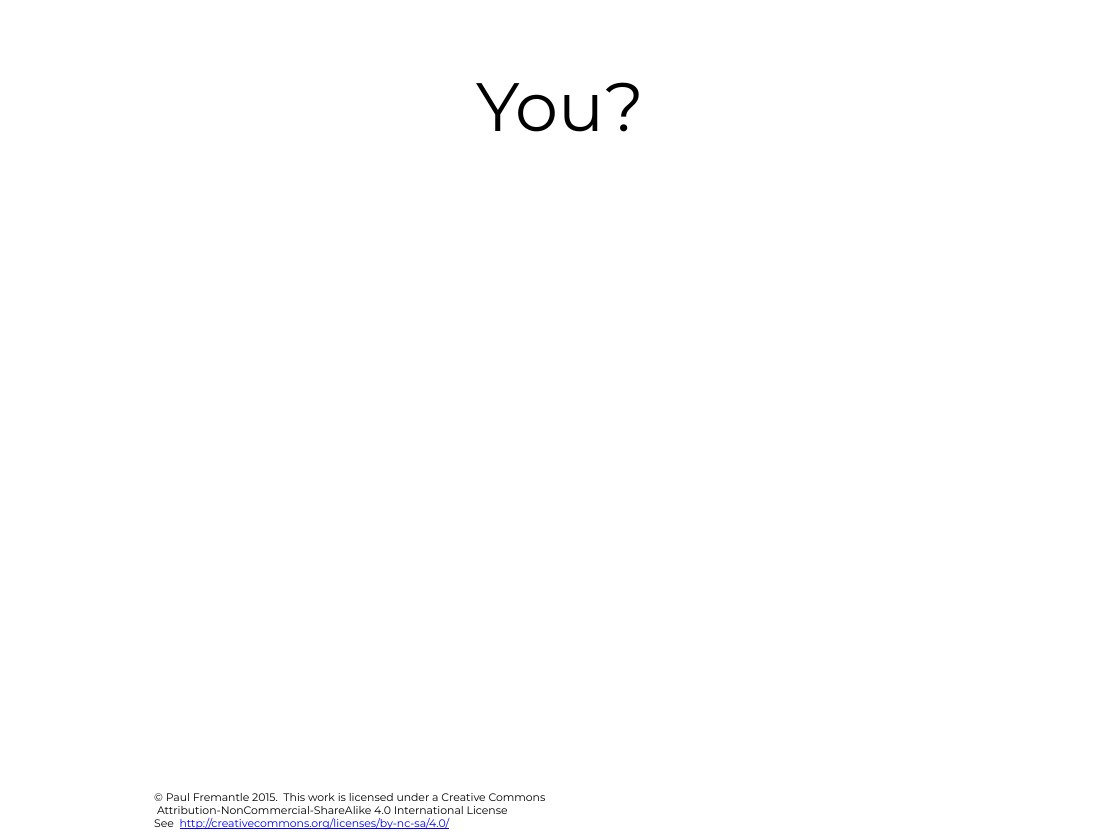
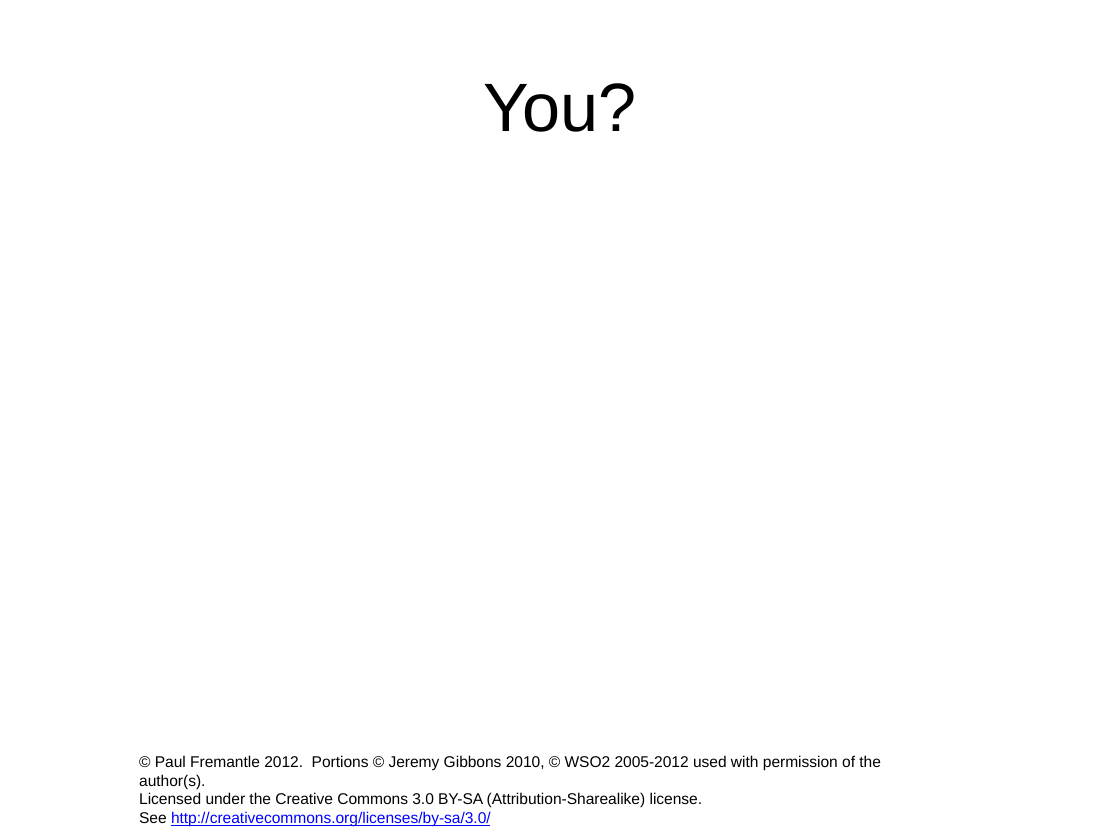
Before and after one commit to pzfreo/ox-soa, a slide deck: slide 14 of presentation-source/00-intro.pptx (slide 15 before the commit). Drawn at 1120x840 pixels with LibreOffice and Linux fonts; fonts in the diff are those of the drawing; background and template pictures are left out. Boxes give left, top, right and bottom in pixels: in the first picture for what was removed or moved away, otherwise in the second. Text is boxed around its words. In the diff, an @@ line names an element or a change of style, - is before the commit and + after.

```diff
--- a/presentation-source/00-intro.pptx
+++ b/presentation-source/00-intro.pptx
@@ title "You?" at <box>483,83,636,132</box>: font Montserrat to Arial @@
@@ text at <box>139,755,881,826</box>: text changed; size 7 to 10 pt; font Montserrat to Arial @@
-© Paul Fremantle 2015. This work is licensed under a Creative Commons
-Attribution-NonCommercial-ShareAlike 4.0 International License
-See http://creativecommons.org/licenses/by-nc-sa/4.0/
+© Paul Fremantle 2012. Portions © Jeremy Gibbons 2010, © WSO2 2005-2012 used with permission of the author(s).
+Licensed under the Creative Commons 3.0 BY-SA (Attribution-Sharealike) license.
+See http://creativecommons.org/licenses/by-sa/3.0/
```
Also in this commit, not shown: 7 other slides changed, 8 slides added, 9 slides removed, 32 other files.
